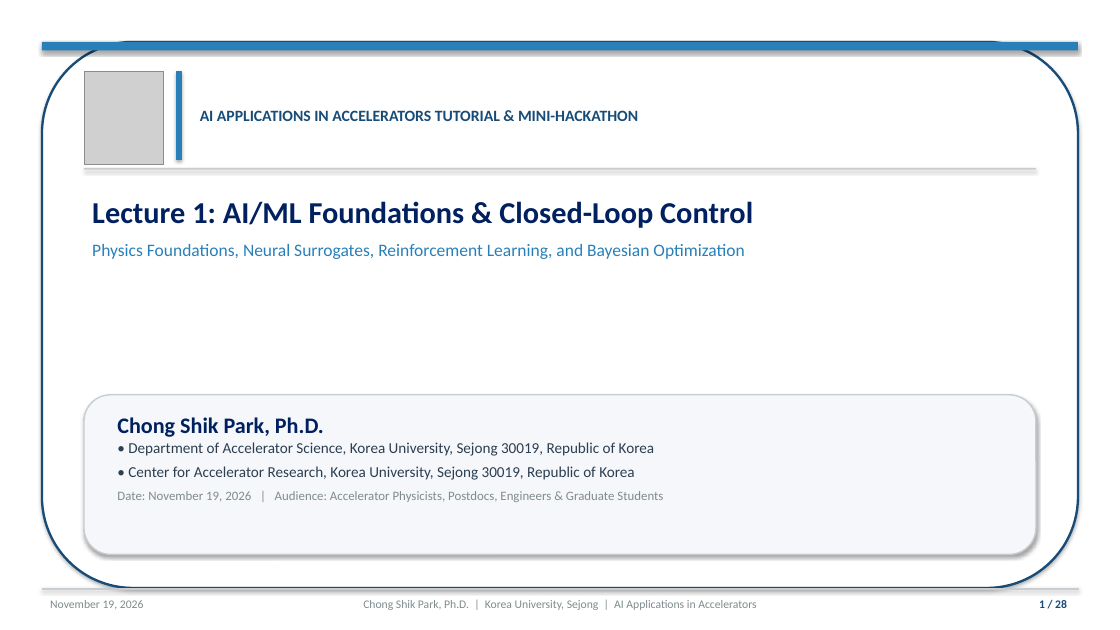
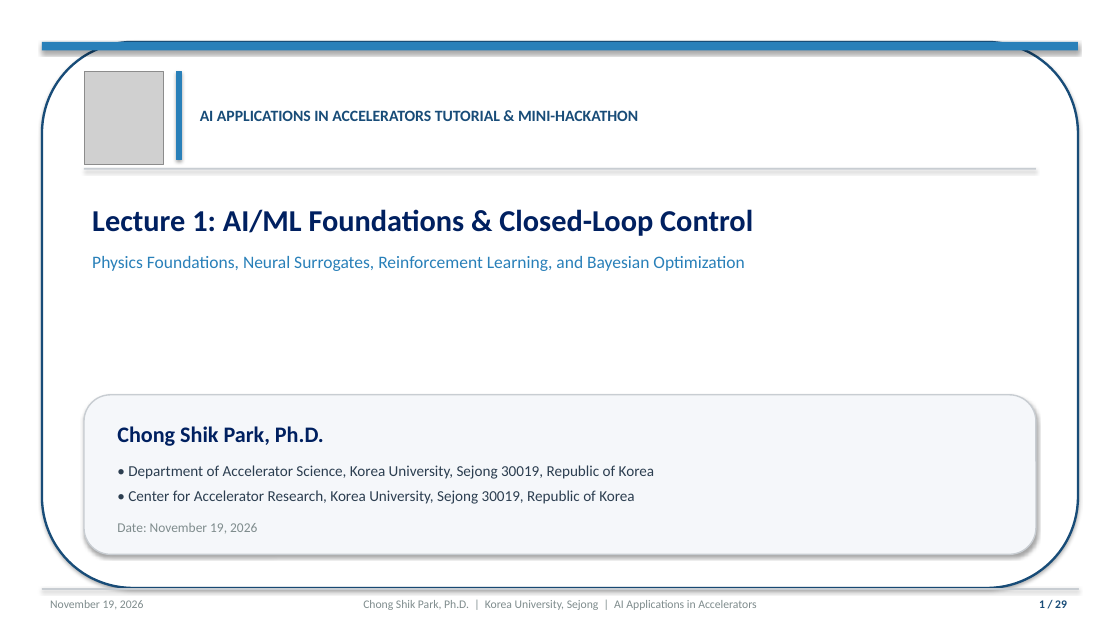
Before and after one commit to cspark7701/ai4acc-mini-hackathon, a slide deck: slide 1 of presentations/Lecture_1_AI_ML_Foundations_and_Control.pptx. Drawn at 1120x630 pixels with LibreOffice and Linux fonts; fonts in the diff are those of the drawing; grey boxes stand for pictures. Boxes give left, top, right and bottom in pixels: in the first picture for what was removed or moved away, otherwise in the second. Text is boxed around its words. In the diff, an @@ line names an element or a change of style, - is before the commit and + after.

```diff
--- a/presentations/Lecture_1_AI_ML_Foundations_and_Control.pptx
+++ b/presentations/Lecture_1_AI_ML_Foundations_and_Control.pptx
@@ text "Lecture 1: AI/ML Foundations & ..." at [92, 209, 753, 271]: line spacing 1 to 1.22 @@
@@ text "Chong Shik Park, Ph.D.": place and size @@
-text "Chong Shik Park, Ph.D." at [117, 417, 663, 502]
+text "Chong Shik Park, Ph.D." at [117, 426, 654, 533]
@@ text "Chong Shik Park, Ph.D." at [117, 426, 654, 533]: vertical alignment top to middle @@
@@ text at [117, 426, 324, 446]: line spacing 1 to 1.22 @@
@@ text at [117, 465, 654, 533]: text changed @@
-• Department of Accelerator Science, Korea University, Sejong 30019, Republic of Korea
-• Center for Accelerator Research, Korea University, Sejong 30019, Republic of Korea
-Date: November 19, 2026 | Audience: Accelerator Physicists, Postdocs, Engineers & Graduate Students
+• Department of Accelerator Science, Korea University, Sejong 30019, Republic of Korea
+• Center for Accelerator Research, Korea University, Sejong 30019, Republic of Korea
+Date: November 19, 2026
```
Also in this commit, not shown: 27 other slides changed, 1 slide added, 10 other files.
